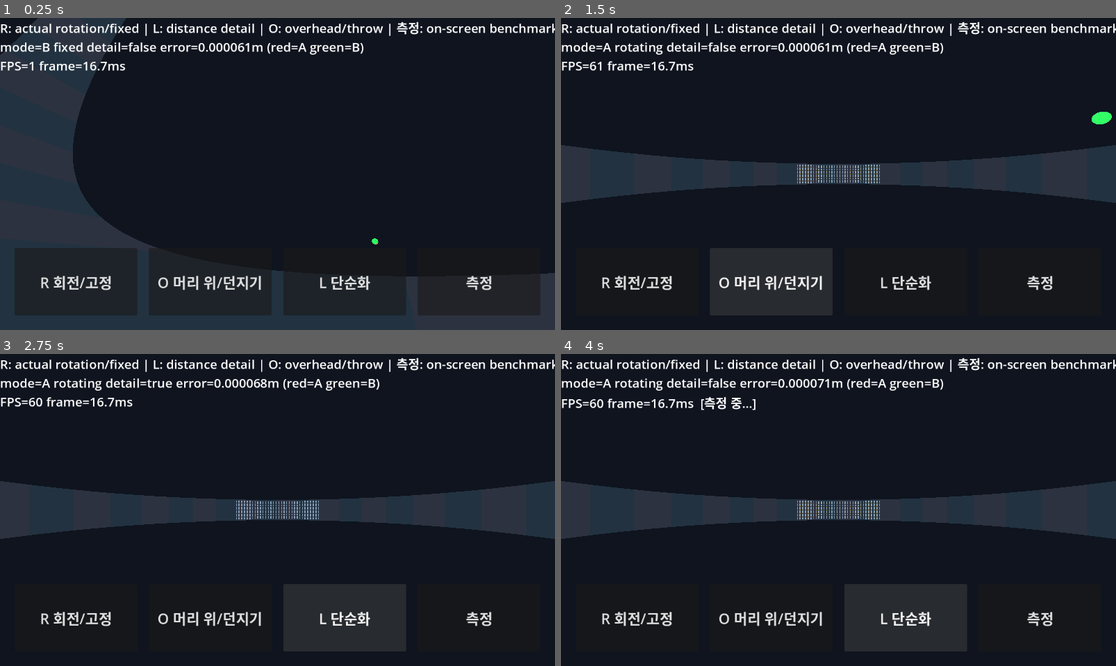
Above: before the commit, frames 1-4 (two rows, left to right).
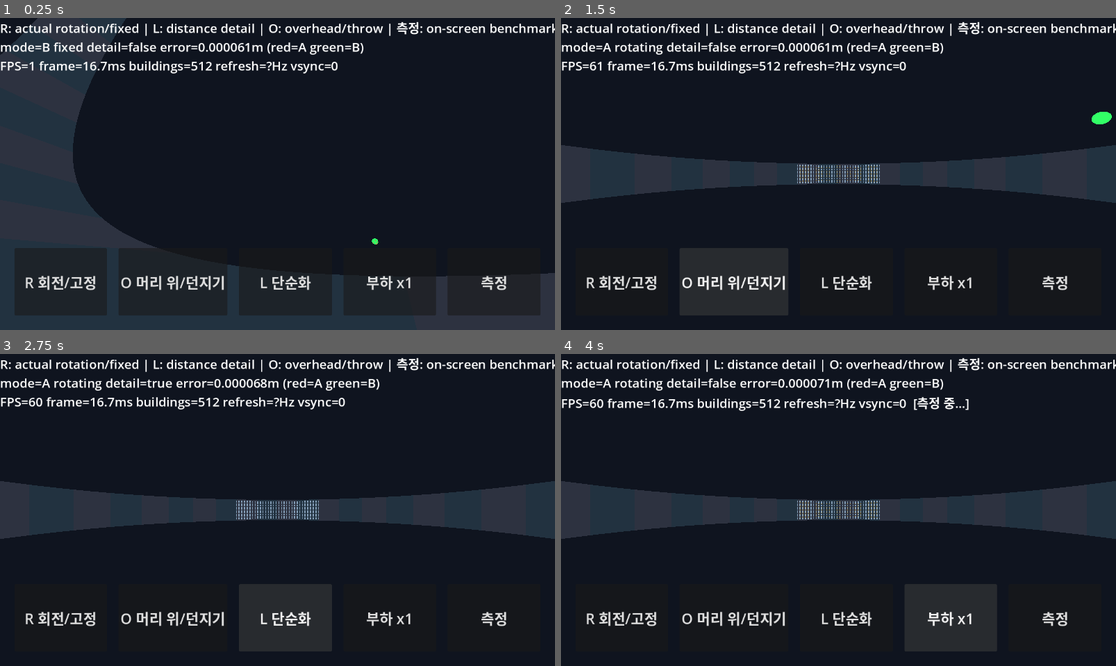
Above: after the commit, the same moments.

Repository: yeongkim0814-svg/habitat
Game: Godot game, scene res://spikes/s1_rotation/main.tscn
Two runs of this game, one before a commit and one after it. Both use one fixed random seed, a clock stepped at 60 frames per second and the inputs below. This scene is started directly instead of the project's main scene.
Inputs (mouse positions are in pixels of both pictures, inside the frame that each line leads up to):
- Up to frame 1 (0.25 s): no input
- Up to frame 2 (1.5 s): click "R 회전/고정" at 0.5 s; click "O 머리 위/던지기" at 1.25 s
- Up to frame 3 (2.75 s): click "L 단순화" at 2 s
- Up to frame 4 (4 s): click "측정" at 2.75 s; click (949, 619) at 3.5 s, where only the run after the commit has a clickable "부하 x1"

The runs differ from the first frame. In frame 1, 2.2% of the frame differs, in the area x 4-92%, y 13-88%; in frame 2, 3.0%; in frame 3, 3.0%; in frame 4, 3.3%, in the area x 4-92%, y 13-96%.

Commit message:
feat(s1): 부하 배수 버튼과 주사율·vsync 표시, 단순화 갱신을 변경 시에만 수행 (Closes #10)
Co-Authored-By: Claude Sonnet 5.5 <noreply@anthropic.com>
Claude-Session: https://claude.ai/code/session_01HASMSy8iY7SeiUjsU1YZyi

Diff:
--- a/spikes/s1_rotation/world.gd
+++ b/spikes/s1_rotation/world.gd
@@ -1,13 +1,18 @@
 extends Node3D
 const Cylinder = preload("res://spikes/s2_cylinder/cylinder.gd")
 const Motion = preload("res://spikes/s1_rotation/motion.gd")
-const BUILDINGS := 512
+const BASE_BUILDINGS := 512
+const LOADS: Array[int] = [1, 4, 16]
 const DETAIL_RANGE := 500.0
 var habitat := Node3D.new()
 var rig := Node3D.new()
 var camera := Camera3D.new()
 var exact_ball: MeshInstance3D
 var fixed_ball: MeshInstance3D
+var load_index := 0
+var box_mesh := BoxMesh.new()
+var tower_mesh := BoxMesh.new()
+var detail_state := []
 var buildings: Array[Node3D] = []
 var details: Array[MeshInstance3D] = []
 var label := Label.new()
@@ -41,22 +46,9 @@
 	camera.far = 3000.0
 	for i in range(Cylinder.N):
 		habitat.add_child(mesh_node(Cylinder.segment(Motion.R, i), Color(0.14 + 0.04 * (i % 2), 0.2, 0.25)))
-	var box := BoxMesh.new()
-	box.size = Vector3(8, 20, 8)
-	var tower := BoxMesh.new()
-	tower.size = Vector3(3, 12, 3)
-	for i in range(BUILDINGS):
-		var root := Node3D.new()
-		var theta := PI / 2.0 + (float(i % 32) / 31.0 - 0.5) * 0.8
-		root.position = Cylinder.point(Motion.R - 10.0, theta, (float(i / 32) - 7.5) * 11.0)
-		root.basis = Basis(Vector3.BACK, theta + PI / 2.0)
-		habitat.add_child(root)
-		root.add_child(mesh_node(box, Color(0.5, 0.6, 0.7)))
-		var detail := mesh_node(tower, Color(0.8, 0.65, 0.3))
-		detail.position.y = 16.0
-		root.add_child(detail)
-		buildings.append(root)
-		details.append(detail)
+	box_mesh.size = Vector3(8, 20, 8)
+	tower_mesh.size = Vector3(3, 12, 3)
+	build_buildings()
 	var sphere := SphereMesh.new()
 	sphere.radius = 0.5
 	sphere.height = 1.0
@@ -76,7 +68,39 @@
 	if benchmark:
 		overhead = true
 		DisplayServer.window_set_vsync_mode(DisplayServer.VSYNC_DISABLED)
-	print("S1 ready: 32 reused cylinder modules, 512 buildings + 512 detail meshes")
+	print("S1 ready: 32 reused cylinder modules, %d buildings + %d detail meshes" % [buildings.size(), details.size()])
+
+func build_buildings() -> void:
+	# Load x1/x4/x16 keeps 16 rows and widens each row (more columns), so every building stays in the opposite district.
+	for root in buildings:
+		root.free()
+	buildings.clear()
+	details.clear()
+	var columns: int = 32 * LOADS[load_index]
+	for i in range(columns * 16):
+		var root := Node3D.new()
+		var theta := PI / 2.0 + (float(i % columns) / float(columns - 1) - 0.5) * 0.8
+		root.position = Cylinder.point(Motion.R - 10.0, theta, (float(i / columns) - 7.5) * 11.0)
+		root.basis = Basis(Vector3.BACK, theta + PI / 2.0)
+		habitat.add_child(root)
+		root.add_child(mesh_node(box_mesh, Color(0.5, 0.6, 0.7)))
+		var detail := mesh_node(tower_mesh, Color(0.8, 0.65, 0.3))
+		detail.position.y = 16.0
+		root.add_child(detail)
+		buildings.append(root)
+		details.append(detail)
+	detail_state = []
+
+func refresh_text() -> String:
+	# screen_get_refresh_rate() is unavailable (NaN/-1) on some displays; show '?' instead.
+	var hz := DisplayServer.screen_get_refresh_rate()
+	return "%.0f" % hz if hz > 0.0 else "?"
+
+func update_detail() -> void:
+	# Distance simplification only changes with camera/mode/load, so it is not recomputed every frame (keeps it out of frame timings).
+	var cam := camera.global_position
+	for i in range(buildings.size()):
+		details[i].visible = not simplified or cam.distance_to(buildings[i].global_position) < DETAIL_RANGE
 
 func build_touch_ui() -> void:
 	# Touch buttons mirror the R/O/L keys and add an on-screen benchmark (tablet check, no keyboard).
@@ -90,7 +114,7 @@
 	row.offset_bottom = -30.0
 	row.offset_left = 30.0
 	row.offset_right = -30.0
-	for entry in [["R", "R 회전/고정"], ["O", "O 머리 위/던지기"], ["L", "L 단순화"], ["B", "측정"]]:
+	for entry in [["R", "R 회전/고정"], ["O", "O 머리 위/던지기"], ["L", "L 단순화"], ["P", "부하 x1"], ["B", "측정"]]:
 		var button := Button.new()
 		button.text = entry[1]
 		button.focus_mode = Control.FOCUS_NONE
@@ -111,6 +135,10 @@
 			simplified = not simplified
 		"O":
 			overhead = not overhead
+		"P":
+			load_index = (load_index + 1) % LOADS.size()
+			buttons["P"].text = "부하 x%d" % LOADS[load_index]
+			build_buildings()
 		"B":
 			start_screen_benchmark()
 
@@ -164,9 +192,11 @@
 	camera.basis = Basis(Vector3.RIGHT, PI / 2.0) if overhead else Basis.looking_at(Vector3(25, 25, 45).normalized(), Vector3.UP)
 	exact_ball.position = Motion.inertial(time) if rotating else Motion.rotating_position(time)
 	fixed_ball.position = p.rotated(Vector3.BACK, rotation_angle)
-	for i in range(BUILDINGS):
-		details[i].visible = not simplified or camera.global_position.distance_to(buildings[i].global_position) < DETAIL_RANGE
-	label.text = "R: actual rotation/fixed | L: distance detail | O: overhead/throw | 측정: on-screen benchmark\nmode=%s detail=%s error=%.6fm (red=A green=B)\nFPS=%d frame=%.1fms%s" % ["A rotating" if rotating else "B fixed", simplified, p.distance_to(Motion.rotating_position(time)), Engine.get_frames_per_second(), dt * 1000.0, "  [측정 중...]" if benchmark else ""]
+	var state := [simplified, overhead, load_index]
+	if state != detail_state:
+		detail_state = state
+		update_detail()
+	label.text = "R: actual rotation/fixed | L: distance detail | O: overhead/throw | 측정: on-screen benchmark\nmode=%s detail=%s error=%.6fm (red=A green=B)\nFPS=%d frame=%.1fms buildings=%d refresh=%sHz vsync=%d%s" % ["A rotating" if rotating else "B fixed", simplified, p.distance_to(Motion.rotating_position(time)), Engine.get_frames_per_second(), dt * 1000.0, buildings.size(), refresh_text(), DisplayServer.window_get_vsync_mode(), "  [측정 중...]" if benchmark else ""]
 	if not bench_lines.is_empty():
 		label.text += "\n" + "\n".join(bench_lines)
 	if benchmark:
@@ -180,7 +210,7 @@
 			var total := 0.0
 			for value in samples:
 				total += value
-			var line := "FRAME detail_simplified=%s mean_ms=%.3f p95_ms=%.3f samples=%d draw_calls=%d" % [simplified, total / samples.size(), samples[int(samples.size() * 0.95)], samples.size(), Performance.get_monitor(Performance.RENDER_TOTAL_DRAW_CALLS_IN_FRAME)]
+			var line := "FRAME buildings=%d detail_simplified=%s mean_ms=%.3f p95_ms=%.3f samples=%d draw_calls=%d refresh_hz=%s vsync=%d" % [buildings.size(), simplified, total / samples.size(), samples[int(samples.size() * 0.95)], samples.size(), Performance.get_monitor(Performance.RENDER_TOTAL_DRAW_CALLS_IN_FRAME), refresh_text(), DisplayServer.window_get_vsync_mode()]
 			print(line)
 			bench_lines.append(line)
 			samples.clear()
Not shown, changed: spikes/s1_rotation/README.md
